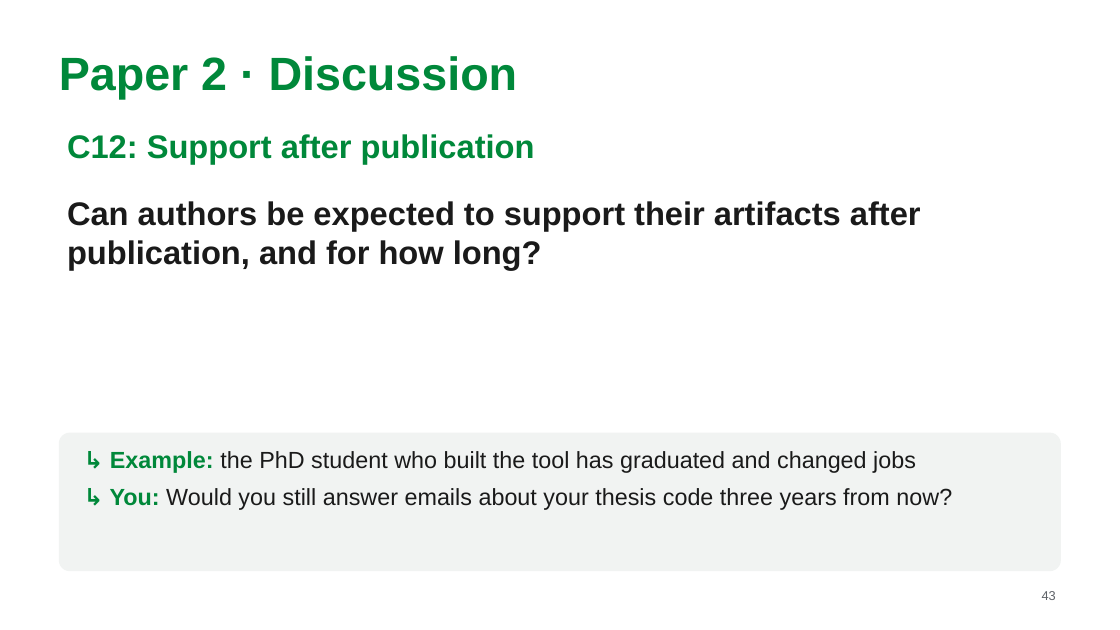
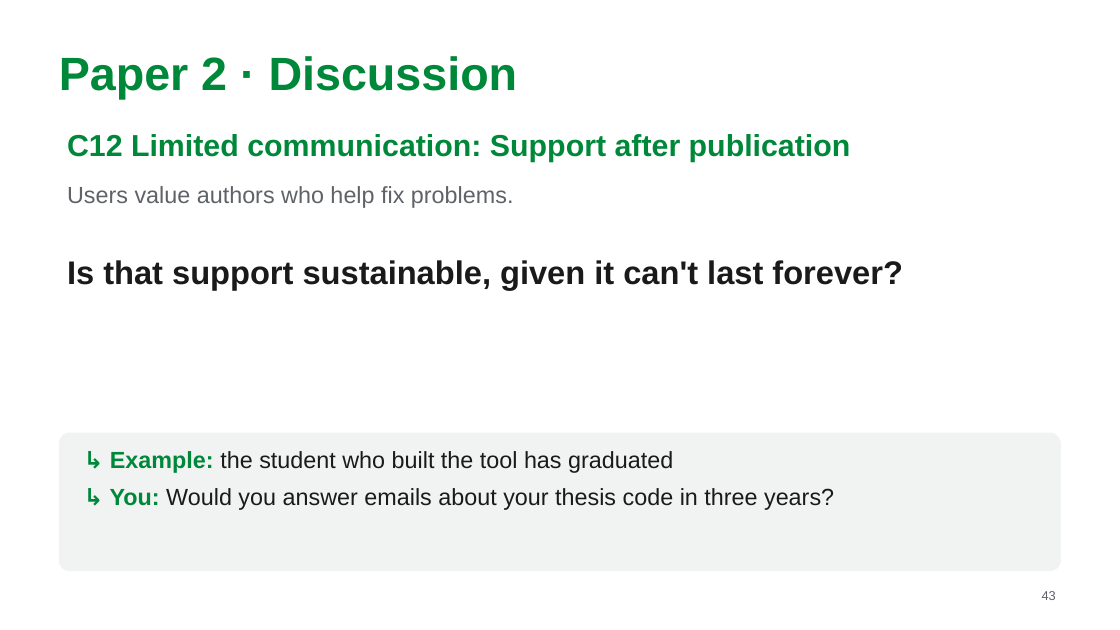
Before and after one commit to MarkAndreDuesing/Reprod_Docs_And_Notes, a slide deck: slide 43 of Vorl_2/slides/lecture2-team-paper2.pptx. Drawn at 1120x630 pixels with LibreOffice and Linux fonts; fonts in the diff are those of the drawing. Boxes give left, top, right and bottom in pixels: in the first picture for what was removed or moved away, otherwise in the second. Text is boxed around its words. In the diff, an @@ line names an element or a change of style, - is before the commit and + after.

```diff
--- a/Vorl_2/slides/lecture2-team-paper2.pptx
+++ b/Vorl_2/slides/lecture2-team-paper2.pptx
@@ text at <box>67,134,851,162</box>: text changed; size 28 to 26 pt @@
-C12: Support after publication
+C12 Limited communication: Support after publication
@@ text removed at <box>67,201,921,270</box> @@
-Can authors be expected to support their artifacts after publication, and for how long?
@@ text added at <box>67,186,514,208</box>, 20 pt, text #5F6368 @@
+Users value authors who help fix problems.
@@ text added at <box>67,260,903,290</box>, 28 pt, text #1A1A1A, bold @@
+Is that support sustainable, given it can't last forever?
@@ text at <box>110,451,834,510</box>: text changed @@
-↳ Example: the PhD student who built the tool has graduated and changed jobs
-↳ You: Would you still answer emails about your thesis code three years from now?
+↳ Example: the student who built the tool has graduated
+↳ You: Would you answer emails about your thesis code in three years?
```
Also in this commit, not shown: 18 other slides changed, 2 other files.
